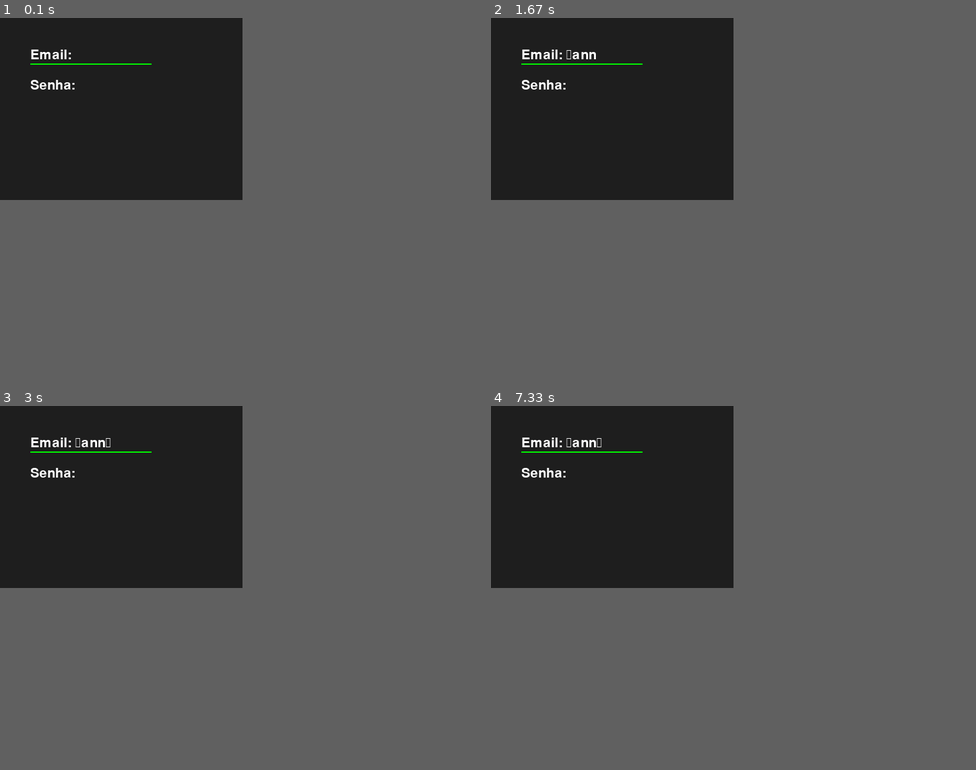
Above: before the commit, frames 1-4 (two rows, left to right).
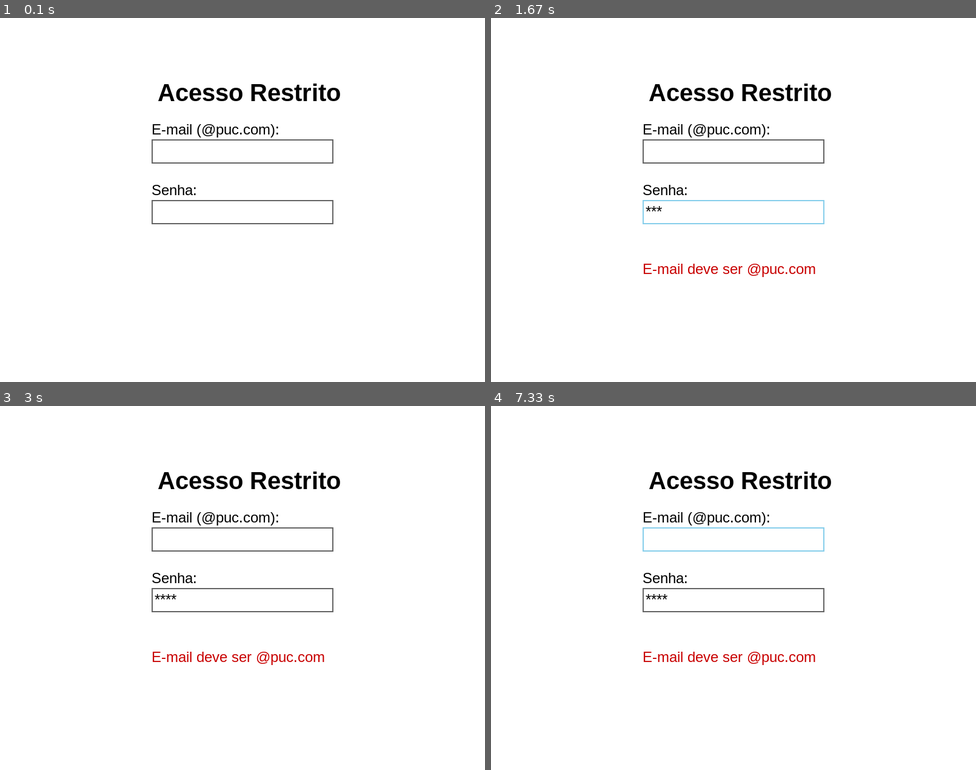
Above: after the commit, the same moments.

Repository: pravlucas-del/Atividade7-pygame
Game: pygame game, started from Atividade_8/ok.py
Two runs of this game, one before a commit and one after it. Both use one fixed random seed, a clock stepped at 60 frames per second and the inputs below.
Inputs (mouse positions are in pixels of both pictures, inside the frame that each line leads up to):
- Up to frame 1 (0.1 s): no input
- Up to frame 2 (1.67 s): tap Enter at 0.33, 1.33 s; click (733, 221) at 0.72 s; type "ann" at 1 s; hold Backspace from 1.55 s (still down)
- Up to frame 3 (3 s): release Backspace at 2.02 s; tap Enter at 2.1 s; click (218, 682) at 2.48 s
- Up to frame 4 (7.33 s): click (733, 540) at 3.82 s; click (883, 580) at 4.15 s; click (733, 598) at 5.48 s, where only the run after the commit has a clickable "****"; click (592, 566) at 5.82 s; click (733, 540) at 7.15 s
The window is 400x300 before the commit and 800x600 after it. Grey fills any space a smaller window leaves; there, only what the larger window draws over its background counts as a difference.

The runs differ from the first frame. In frame 1, 26% of the frame differs, in the area x 0-71%, y 0-57%; in frame 2, 26%; in frame 3, 26%, in the area x 0-71%, y 0-72%; in frame 4, 26%.

Commit message:
Atualizar o ok.py

Diff:
--- a/Atividade_8/ok.py
+++ b/Atividade_8/ok.py
@@ -1,49 +1,160 @@
+
 import pygame
+import sys
+import random
+import math
 
+# --- CONFIGURAÇÕES ---
 pygame.init()
-tela = pygame.display.set_mode((400, 300))
-fonte = pygame.font.Font(None, 32)
+LARGURA, ALTURA = 800, 600
+TELA = pygame.display.set_mode((LARGURA, ALTURA))
+pygame.display.set_caption("Sistema PUC - Casa e Forca")
 
-# Variáveis para armazenar o texto
-email = ""
-senha = ""
-campo_ativo = "email"  # Controla qual campo recebe a digitação
+# Cores e Fontes
+BRANCO, PRETO = (255, 255, 255), (0, 0, 0)
+VERDE, VERMELHO = (34, 139, 34), (200, 0, 0)
+AZUL_CEU, MARROM = (135, 206, 235), (139, 69, 19)
+AMARELO, CINZA = (255, 215, 0), (100, 100, 100)
+FONTE = pygame.font.SysFont("Arial", 24)
+FONTE_TITULO = pygame.font.SysFont("Arial", 40, bold=True)
 
-executando = True
-while executando:
-    for evento in pygame.event.get():
-        if evento.type == pygame.QUIT:
-            executando = False
+# Estados e Lista de Palavras
+LOGIN, MENU, CASA, FORCA = 0, 1, 2, 3
+LISTA_PALAVRAS = ["PUCPR", "PYTHON", "PROGRAMACAO", "TECNOLOGIA", "ALGORITMO", "LOGICA", "CURITIBA"]
 
-        if evento.type == pygame.KEYDOWN:
-            # Alternar entre campos com a tecla TAB
-            if evento.key == pygame.K_TAB:
-                campo_ativo = "senha" if campo_ativo == "email" else "email"
+# --- LÓGICA DE VALIDAÇÃO ---
+def validar_email(email):
+    return email.endswith("@puc.com")
 
-            # Lógica de digitação
-            elif evento.key == pygame.K_BACKSPACE:
-                if campo_ativo == "email": email = email[:-1]
-                else: senha = senha[:-1]
-            else:
-                if campo_ativo == "email": email += evento.unicode
-                else: senha += evento.unicode
+def senha_eh_segura(senha):
+    if len(senha) < 8: return False
+    return any(c.isupper() for c in senha) and any(c.islower() for c in senha) and any(c.isdigit() for c in senha)
 
-    tela.fill((30, 30, 30))
+def criptografar_cesar(senha):
+    res = ""
+    inicio, fim = ord('0'), ord('z')
+    for c in senha:
+        if inicio <= ord(c) <= fim:
+            res += chr((ord(c) - inicio + 3) % (fim - inicio + 1) + inicio)
+        else: res += c
+    return res
 
-    # Renderizar E-mail
-    txt_email = fonte.render(f"Email: {email}", True, (255, 255, 255))
-    tela.blit(txt_email, (50, 50))
+# --- FUNÇÕES DE DESENHO ---
+def desenhar_casa_tela(nuvem_x, mouse_pos):
+    TELA.fill(AZUL_CEU)
+    pygame.draw.rect(TELA, VERDE, (0, 500, 800, 100))
+    mx, my = mouse_pos
+    pygame.draw.circle(TELA, AMARELO, (mx, my), 40)
+    for offset in [0, 400]:
+        x = (nuvem_x + offset) % LARGURA
+        pygame.draw.circle(TELA, BRANCO, (int(x), 100), 30)
+        pygame.draw.circle(TELA, BRANCO, (int(x) + 40, 100), 40)
+        pygame.draw.circle(TELA, BRANCO, (int(x) + 80, 100), 30)
+    pygame.draw.rect(TELA, (255, 230, 150), (250, 250, 300, 250))
+    pygame.draw.polygon(TELA, VERMELHO, [(230, 250), (400, 100), (570, 250)])
+    pygame.draw.rect(TELA, MARROM, (370, 380, 60, 120))
+    pygame.draw.rect(TELA, BRANCO, (280, 300, 60, 60))
 
-    # Renderizar Senha (usando '*' para esconder os caracteres)
-    oculto = "*" * len(senha)
-    txt_senha = fonte.render(f"Senha: {oculto}", True, (255, 255, 255))
-    tela.blit(txt_senha, (50, 100))
+def desenhar_forca(erros):
+    pygame.draw.line(TELA, PRETO, (100, 500), (300, 500), 5)
+    pygame.draw.line(TELA, PRETO, (200, 500), (200, 150), 5)
+    pygame.draw.line(TELA, PRETO, (200, 150), (350, 150), 5)
+    pygame.draw.line(TELA, PRETO, (350, 150), (350, 200), 5)
+    partes = [
+        lambda: pygame.draw.circle(TELA, PRETO, (350, 230), 30, 5),
+        lambda: pygame.draw.line(TELA, PRETO, (350, 260), (350, 400), 5),
+        lambda: pygame.draw.line(TELA, PRETO, (350, 300), (300, 350), 5),
+        lambda: pygame.draw.line(TELA, PRETO, (350, 300), (400, 350), 5),
+        lambda: pygame.draw.line(TELA, PRETO, (350, 400), (310, 480), 5),
+        lambda: pygame.draw.line(TELA, PRETO, (350, 400), (390, 480), 5),
+    ]
+    for i in range(min(erros, len(partes))): partes[i]()
 
-    # Indicador de campo ativo
-    cor_foco = (0, 255, 0)
-    pos_y = 75 if campo_ativo == "email" else 125
-    pygame.draw.rect(tela, cor_foco, (50, pos_y, 200, 2), 2)
+# --- CLASSES DE INTERFACE ---
+class Botao:
+    def __init__(self, x, y, w, h, texto, cor):
+        self.rect = pygame.Rect(x, y, w, h)
+        self.texto, self.cor = texto, cor
+    def desenhar(self):
+        pygame.draw.rect(TELA, self.cor, self.rect, border_radius=10)
+        t = FONTE.render(self.texto, True, BRANCO)
+        TELA.blit(t, (self.rect.centerx - t.get_width()//2, self.rect.centery - t.get_height()//2))
+    def clicou(self, pos): return self.rect.collidepoint(pos)
 
-    pygame.display.flip()
+class InputBox:
+    def __init__(self, x, y, w, h, label, segredo=False):
+        self.rect = pygame.Rect(x, y, w, h); self.text, self.label, self.active, self.segredo = "", label, False, segredo
+    def handle_event(self, event):
+        if event.type == pygame.MOUSEBUTTONDOWN: self.active = self.rect.collidepoint(event.pos)
+        if event.type == pygame.KEYDOWN and self.active:
+            if event.key == pygame.K_BACKSPACE: self.text = self.text[:-1]
+            else: self.text += event.unicode
+    def draw(self):
+        lbl = FONTE.render(self.label, True, PRETO); TELA.blit(lbl, (self.rect.x, self.rect.y - 30))
+        pygame.draw.rect(TELA, AZUL_CEU if self.active else CINZA, self.rect, 2)
+        txt = "*" * len(self.text) if self.segredo else self.text
+        TELA.blit(FONTE.render(txt, True, PRETO), (self.rect.x + 5, self.rect.y + 5))
 
-pygame.quit()
+# --- MAIN LOOP ---
+def main():
+    clock = pygame.time.Clock()
+    estado = LOGIN
+    input_email = InputBox(250, 200, 300, 40, "E-mail (@puc.com):")
+    input_senha = InputBox(250, 300, 300, 40, "Senha:", segredo=True)
+    btn_casa = Botao(150, 300, 200, 50, "IR PARA CASA", VERDE)
+    btn_forca = Botao(450, 300, 200, 50, "IR PARA FORCA", VERMELHO)
+
+    nuvem_x = 0; msg_erro = ""
+    letras = []; erros = 0
+    palavra = random.choice(LISTA_PALAVRAS) # Sorteio inicial
+
+    while True:
+        TELA.fill(BRANCO); m_pos = pygame.mouse.get_pos()
+        for event in pygame.event.get():
+            if event.type == pygame.QUIT: pygame.quit(); sys.exit()
+
+            if estado == LOGIN:
+                input_email.handle_event(event)
+                input_senha.handle_event(event)
+                if event.type == pygame.KEYDOWN and event.key == pygame.K_RETURN:
+                    if not validar_email(input_email.text): msg_erro = "E-mail deve ser @puc.com"
+                    elif not senha_eh_segura(input_senha.text): msg_erro = "Senha insegura!"
+                    else: estado = MENU; msg_erro = ""
+
+            elif estado == MENU:
+                if event.type == pygame.MOUSEBUTTONDOWN:
+                    if btn_casa.clicou(m_pos): estado = CASA
+                    if btn_forca.clicou(m_pos): estado = FORCA
+
+            elif estado == FORCA:
+                if event.type == pygame.KEYDOWN:
+                    if event.key == pygame.K_ESCAPE: # Reset ao sair
+                        estado = MENU; erros = 0; letras = []; palavra = random.choice(LISTA_PALAVRAS)
+                    elif event.unicode.isalpha():
+                        L = event.unicode.upper()
+                        if L not in letras:
+                            letras.append(L)
+                            if L not in palavra: erros += 1
+
+        if estado == LOGIN:
+            TELA.blit(FONTE_TITULO.render("Acesso Restrito", True, PRETO), (260, 100))
+            input_email.draw(); input_senha.draw()
+            if msg_erro: TELA.blit(FONTE.render(msg_erro, True, VERMELHO), (250, 400))
+        elif estado == MENU:
+            btn_casa.desenhar(); btn_forca.desenhar()
+        elif estado == CASA:
+            nuvem_x += 0.5
+            desenhar_casa_tela(nuvem_x, m_pos)
+            if pygame.key.get_pressed()[pygame.K_ESCAPE]: estado = MENU
+        elif estado == FORCA:
+            desenhar_forca(erros)
+            p = " ".join([l if l in letras else "_" for l in palavra])
+            TELA.blit(FONTE_TITULO.render(p, True, PRETO), (400, 250))
+            if erros >= 6 or all(l in letras for l in palavra):
+                txt = "GANHOU! Pressione ESC" if erros < 6 else f"PERDEU! Palavra: {palavra}"
+                TELA.blit(FONTE.render(txt, True, VERMELHO), (400, 350))
+
+        pygame.display.flip()
+        clock.tick(60)
+
+main()
